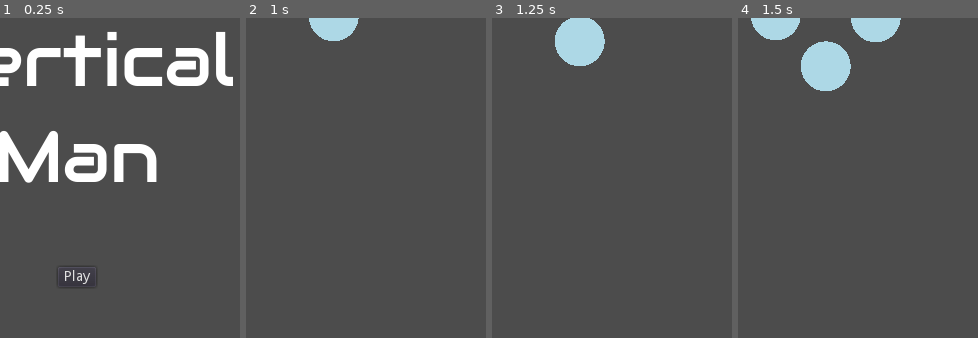
Above: before the commit, frames 1-4 (left to right).
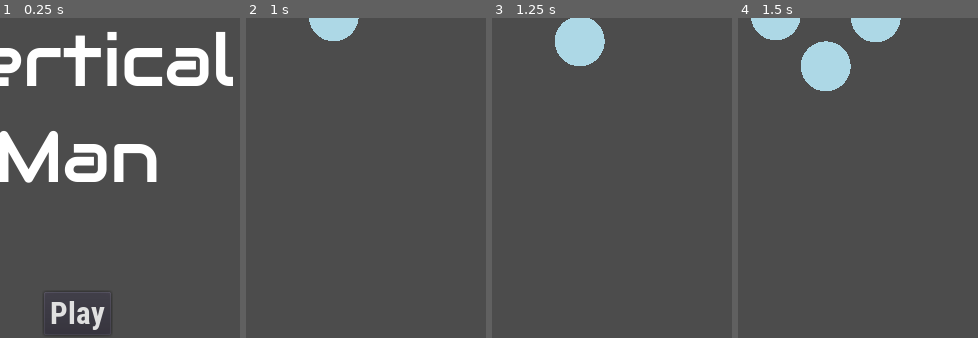
Above: after the commit, the same moments.

Repository: the-g-force/FamJam-November2020
Game: Godot game, scene res://src/MenuScene.tscn
The game is run twice, just before and just after one commit, with the same random seed, the same clock (stepped at 60 frames per second) and the same inputs. This scene is started directly instead of the project's main scene. The engine's default icon, where the game draws it, is replaced by a stand-in: a white triangle on a blue panel in a dark square.
Inputs (mouse positions are % of the whole screen's width and height, from its top left):
- Up to frame 1 (0.25 s): no input
- Up to frame 2 (1 s): click "Play" at 0.5 s
- Up to frame 3 (1.25 s): no input
- Up to frame 4 (1.5 s): move the mouse to (72, 45) at 1.27 s; hold Right (Right) from 1.28 s (still down); tap Space (Shoot) at 1.35 s; click (72, 45) at 1.42 s
The pictures show only the part of the screen within x 34-84%, y 10-60%; the shares and areas given below are measured in that part.

The runs differ from the first frame. In frame 1, 1.0% of the frame differs, in the area x 21-44%, y 78-98%; in frame 2, nothing differs; in frame 3, nothing differs; in frame 4, nothing differs.

Commit message:
Change font of play button on main menu

Diff:
--- a/project/src/MenuScene.tscn
+++ b/project/src/MenuScene.tscn
@@ -1,9 +1,14 @@
-[gd_scene load_steps=4 format=2]
+[gd_scene load_steps=6 format=2]
 
 [ext_resource path="res://src/MenuScene.gd" type="Script" id=1]
 [ext_resource path="res://src/fonts/Audiowide/Audiowide-Regular.ttf" type="DynamicFontData" id=2]
+[ext_resource path="res://src/fonts/Roboto_Condensed/RobotoCondensed-Bold.ttf" type="DynamicFontData" id=3]
 
 [sub_resource type="DynamicFont" id=1]
+size = 31
+font_data = ExtResource( 3 )
+
+[sub_resource type="DynamicFont" id=2]
 size = 72
 font_data = ExtResource( 2 )
 
@@ -20,10 +25,11 @@
 anchor_top = 0.5
 anchor_right = 0.5
 anchor_bottom = 0.5
-margin_left = -19.0
-margin_top = -10.0
-margin_right = 19.0
-margin_bottom = 10.0
+margin_left = -33.5
+margin_top = 14.5
+margin_right = 33.5
+margin_bottom = 57.5
+custom_fonts/font = SubResource( 1 )
 text = "Play"
 __meta__ = {
 "_edit_use_anchors_": false
Not shown: 1 places in project/src/MenuScene.tscn that only renumber resources
